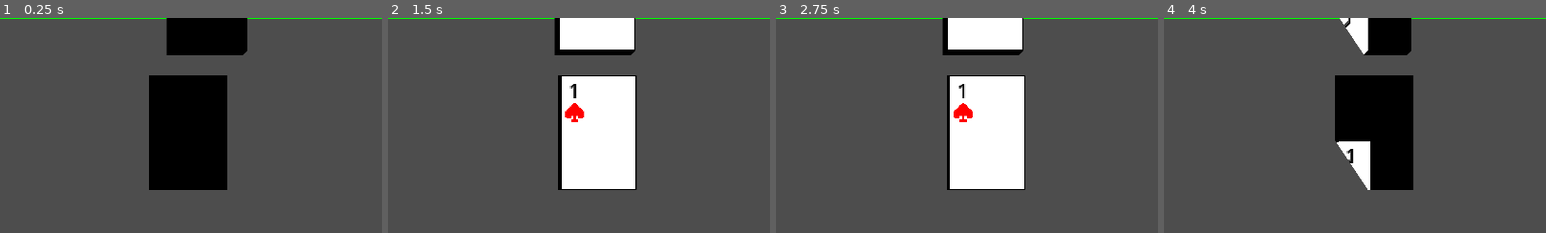
Above: before the commit, frames 1-4 (left to right).
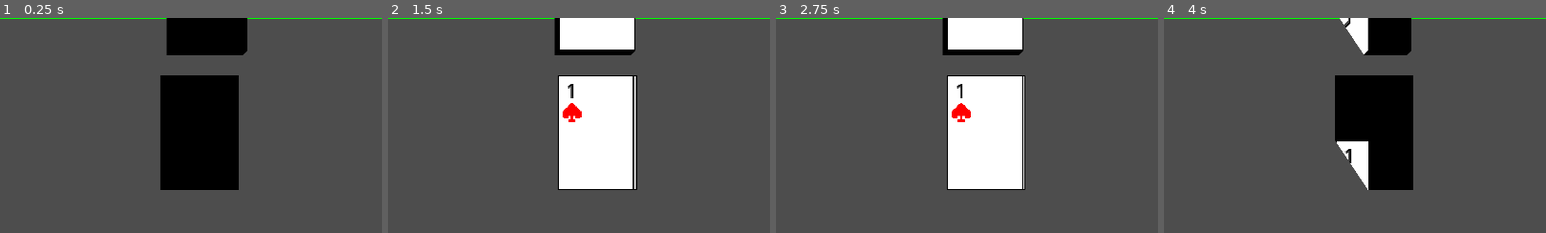
Above: after the commit, the same moments.

Repository: czgxx/bremen_musicians
Game: Godot game, scene res://tscn/main.tscn
Same seed, same stepped clock (60 frames per second), same inputs: the game is played once before the commit and once after it.
Inputs (mouse positions are % of the whole screen's width and height, from its top left):
- Up to frame 1 (0.25 s): no input
- Up to frame 2 (1.5 s): tap Enter (ui_accept) at 0.5, 0.77 s; move the mouse to (53, 27) at 0.52 s; press the mouse at (53, 27) at 0.53 s; hold Right (ui_right) from 0.53 s (still down); move the mouse to (54, 27) at 1.27 s; release the mouse at (54, 27) at 1.28 s; click (54, 27) at 1.35 s
- Up to frame 3 (2.75 s): tap Enter (ui_accept) at 1.52, 2 s; move the mouse to (55, 27) at 2.02 s; release Right (ui_right) at 2.03 s; press the mouse at (55, 27) at 2.03 s; hold Left (ui_left) from 2.03 s (still down)
- Up to frame 4 (4 s): move the mouse to (55, 27) at 2.77 s; release Left (ui_left) at 2.78 s; release the mouse at (55, 27) at 2.78 s; hold Right (ui_right) from 2.78 s (still down); click (55, 27) at 2.85 s; tap Enter (ui_accept) at 3.02, 3.5, 3.77 s; move the mouse to (55, 27) at 3.52 s; press the mouse at (55, 27) at 3.53 s
The pictures show only the part of the screen within x 27-77%, y 0-50%; the shares and areas given below are measured in that part.

The runs differ from the first frame. In frame 1, 3.2% of the frame differs, in the area x 39-63%, y 26-80%; in frame 2, 1.2%; in frame 3, 0.8%; in frame 4, 0.2%.

Commit message:
add card_movement

Diff:
--- a/card/card_data/gds/card_data.gd
+++ b/card/card_data/gds/card_data.gd
@@ -39,4 +39,9 @@
 var is_face_up:bool=true
 var is_on_table:bool=true
 enum STATE {IDEAL,HOVER_ON,MOVE,}
-var state:STATE=STATE.IDEAL
+signal state_changed
+var state:STATE=STATE.IDEAL:
+	set(value):
+		if state!=value:
+			state_changed.emit(state,value)
+			state=value
--- a/card/top/gds/card.gd
+++ b/card/top/gds/card.gd
@@ -4,6 +4,7 @@
 @export var card_data:CardData=CardData.new()
 @onready var card_animation: CardAnimation = $CardAnimation
 @onready var card_movement: CardMovement = $CardMovement
+@onready var state: Label = $State
 
 #@onready var card_animation: AnimationPlayer = $CardAnimation
 func fsm():
@@ -18,9 +19,7 @@
 			elif(Input.is_action_pressed("mouse_left")):
 				card_data.state=CardData.STATE.MOVE
 		CardData.STATE.MOVE:
-			if(not card_data.is_top_card):
-				card_data.state=CardData.STATE.IDEAL
-			elif(Input.is_action_just_released("mouse_left")):
+			if(Input.is_action_just_released("mouse_left")):
 				card_data.state=CardData.STATE.HOVER_ON
 	pass
 func add_sprite(name,texture,position:=Vector2(0,0)):
@@ -50,10 +49,6 @@
 	#add_label("Label","6",Vector2(15,0))
 	#card_state.auto_hover=true
 	pass # Replace with function body.
-func _card_data_changed(property_name, old_value, new_value):
-	if property_name=="card_name":
-		self.name=card_data.card_name
-	print("_card_data_changed")
 
 
 # Called every frame. 'delta' is the elapsed time since the previous frame.
@@ -61,6 +56,10 @@
 	fsm()
 	if Input.is_action_just_pressed("ui_accept"):
 		add_label("Label",str(randi()% 10),Vector2(10,10))
+	if card_data.state==CardData.STATE.MOVE:
+		move_to(get_global_mouse_position()-card_data.card_size/2)
+	#if card_data.state==CardData.STATE.HOVER_ON:
+		#card_animation.play("hover")
 	#card_face_or_back()
 	#card_state.fliping=true
 	pass
@@ -113,10 +112,34 @@
 #region all signal
 func connect_signal():
 	card_data.changed.connect(_card_data_changed)
+	card_data.state_changed.connect(_card_state_changed)
 	SignalBus.top_card_changed.connect(_on_top_card_changed)
 
 	pass
-
+func _card_data_changed(property_name, old_value, new_value):
+	if property_name=="card_name":
+		self.name=card_data.card_name
+	print("_card_data_changed")
+
+func _card_state_changed(state_old:CardData.STATE,state_new:CardData.STATE) -> void:
+	match (state_old):
+		CardData.STATE.IDEAL:
+			match (state_new):
+				CardData.STATE.HOVER_ON:
+					move_to(self.global_position+Vector2(0,-20))
+					pass
+				CardData.STATE.MOVE:
+
+					pass
+		CardData.STATE.HOVER_ON:
+			match (state_new):
+				CardData.STATE.IDEAL:
+					move_to(self.global_position+Vector2(0,20))
+					pass
+				CardData.STATE.MOVE:
+
+					pass
+	pass
 func _on_top_card_changed(card):
 	if self==card:
 		card_data.is_top_card=true
--- a/card/top/scenes/card.tscn
+++ b/card/top/scenes/card.tscn
@@ -7,6 +7,7 @@
 [ext_resource type="PackedScene" uid="uid://otsq7f7lpgfj" path="res://card/card_image/scenes/card_image.tscn" id="6_f2e62"]
 [ext_resource type="Texture2D" uid="uid://cxkp53d62jcyd" path="res://card/card_image/sprites/card_front.png" id="6_w042b"]
 [ext_resource type="PackedScene" uid="uid://nx7nojesearx" path="res://components/movement/scenes/card_movement.tscn" id="7_w042b"]
+[ext_resource type="Script" uid="uid://bj55kqgvjb4y6" path="res://card/top/gds/state.gd" id="8_kijaa"]
 
 [sub_resource type="RectangleShape2D" id="RectangleShape2D_bg1x5"]
 size = Vector2(64, 96)
@@ -223,6 +224,14 @@
 
 [node name="CardMovement" parent="." unique_id=1684781641 instance=ExtResource("7_w042b")]
 
+[node name="State" type="Label" parent="." unique_id=1179811615]
+modulate = Color(0.29411766, 0.13333334, 1, 1)
+offset_left = 22.0
+offset_top = 1.0
+offset_right = 62.0
+offset_bottom = 24.0
+script = ExtResource("8_kijaa")
+
 [connection signal="ready" from="." to="." method="_on_ready"]
 [connection signal="tree_entered" from="." to="." method="_on_tree_entered"]
 [connection signal="tree_exited" from="." to="." method="_on_tree_exited"]
--- a/components/movement/gds/card_movement.gd
+++ b/components/movement/gds/card_movement.gd
@@ -78,7 +78,7 @@
 		pos_inc=direction*speed*get_physics_process_delta_time()
 		if diff.length()>pos_inc.length():
 			result=pos_src+pos_inc
-			result=result.clamp(pos_des-card.card_data.card_size/2,pos_des+card.card_data.card_size/2)
+			result=result.clamp(pos_des-card.card_data.card_size/4,pos_des+card.card_data.card_size/4)
 			result=Global.limit_to_camera(result,card.card_data.card_size)
 		else:
 			result=pos_des
